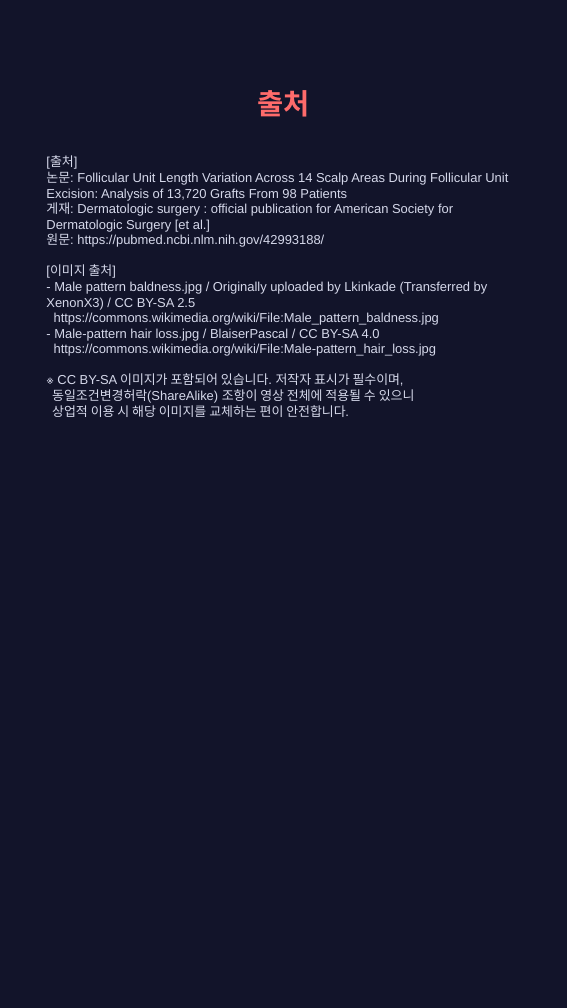
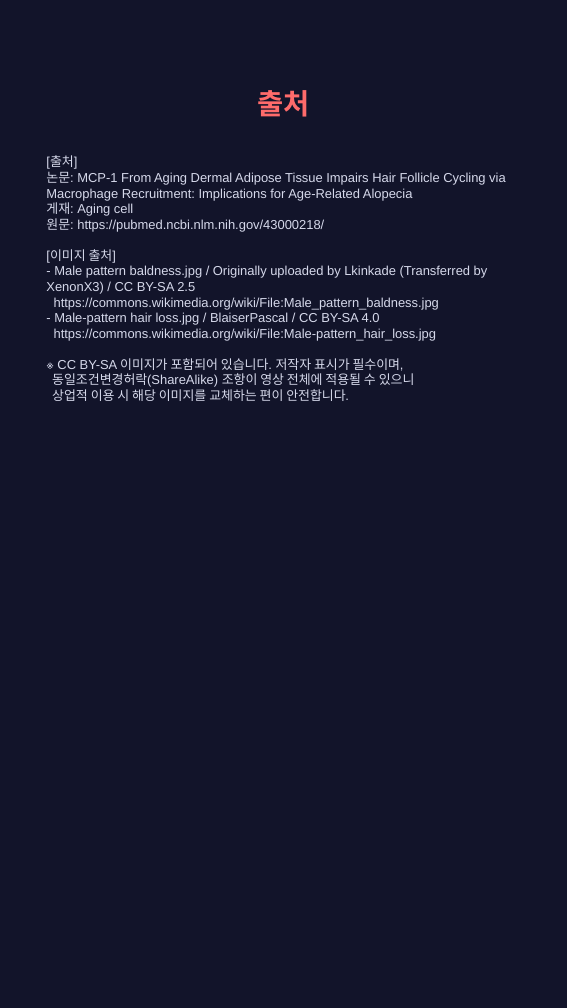
Before and after one commit to hyokang2010-BJ-ANTH/product-builder-test, a slide deck: slide 9 of pwa/data/latest/slides.pptx (slide 10 before the commit). Drawn at 567x1008 pixels with LibreOffice and Linux fonts; fonts in the diff are those of the drawing. Boxes give left, top, right and bottom in pixels: in the first picture for what was removed or moved away, otherwise in the second. Text is boxed around its words. In the diff, an @@ line names an element or a change of style, - is before the commit and + after.

```diff
--- a/pwa/data/latest/slides.pptx
+++ b/pwa/data/latest/slides.pptx
@@ text at [46, 156, 506, 401]: text changed @@
-[출처]
-논문: Follicular Unit Length Variation Across 14 Scalp Areas During Follicular Unit Excision: Analysis of 13,720 Grafts From 98 Patients
-게재: Dermatologic surgery : official publication for American Society for Dermatologic Surgery [et al.]
-원문: https://pubmed.ncbi.nlm.nih.gov/42993188/
-[이미지 출처]
-- Male pattern baldness.jpg / Originally uploaded by Lkinkade (Transferred by XenonX3) / CC BY-SA 2.5
-https://commons.wikimedia.org/wiki/File:Male_pattern_baldness.jpg
-- Male-pattern hair loss.jpg / BlaiserPascal / CC BY-SA 4.0
-https://commons.wikimedia.org/wiki/File:Male-pattern_hair_loss.jpg
-※ CC BY-SA 이미지가 포함되어 있습니다. 저작자 표시가 필수이며,
-동일조건변경허락(ShareAlike) 조항이 영상 전체에 적용될 수 있으니
-상업적 이용 시 해당 이미지를 교체하는 편이 안전합니다.
+[출처]
+논문: MCP-1 From Aging Dermal Adipose Tissue Impairs Hair Follicle Cycling via Macrophage Recruitment: Implications for Age-Related Alopecia
+게재: Aging cell
+원문: https://pubmed.ncbi.nlm.nih.gov/43000218/
+[이미지 출처]
+- Male pattern baldness.jpg / Originally uploaded by Lkinkade (Transferred by XenonX3) / CC BY-SA 2.5
+https://commons.wikimedia.org/wiki/File:Male_pattern_baldness.jpg
+- Male-pattern hair loss.jpg / BlaiserPascal / CC BY-SA 4.0
+https://commons.wikimedia.org/wiki/File:Male-pattern_hair_loss.jpg
+※ CC BY-SA 이미지가 포함되어 있습니다. 저작자 표시가 필수이며,
+동일조건변경허락(ShareAlike) 조항이 영상 전체에 적용될 수 있으니
+상업적 이용 시 해당 이미지를 교체하는 편이 안전합니다.
```
Also in this commit, not shown: 1 other slide changed, 5 slides added, 6 slides removed, 26 other files.
